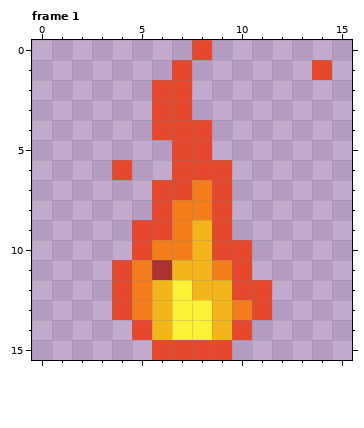
Two versions of one pixel-art file, Assets/Original/fireDemon.aseprite. That is the earlier state.
16x16 pixels, 6 frames. Shown: frame 1. The commit also changed other frames, which this record leaves out.
The result:
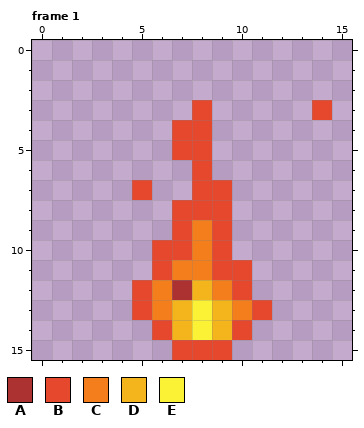
Palette (. is transparent): A #ac3232  B #e6482e  C #f47e1b  D #f4b41b  E #fbf236
Diff:
layer "move" now hidden
layer "die" added
Changed rows in their new state; - is an unchanged pixel.
Frame 1:
first column x 4:
 0 ----.------
 1 ---.------.
 2 --..-------
 3 --..B-----B
 4 --.--------
 6 .--.-.-----
 7 -B..B------
 8 --.BB------
 9 -..BC------
10 -.BBC-.----
11 ..BCCB-----
12 .BCA-C-.---
13 .BCD-------
14 -.BD-------
15 --.--------
Boxes around the changes in both pictures, in picture pixels (x1, y1, x2, y2):
changed: (112, 40, 332, 360)
